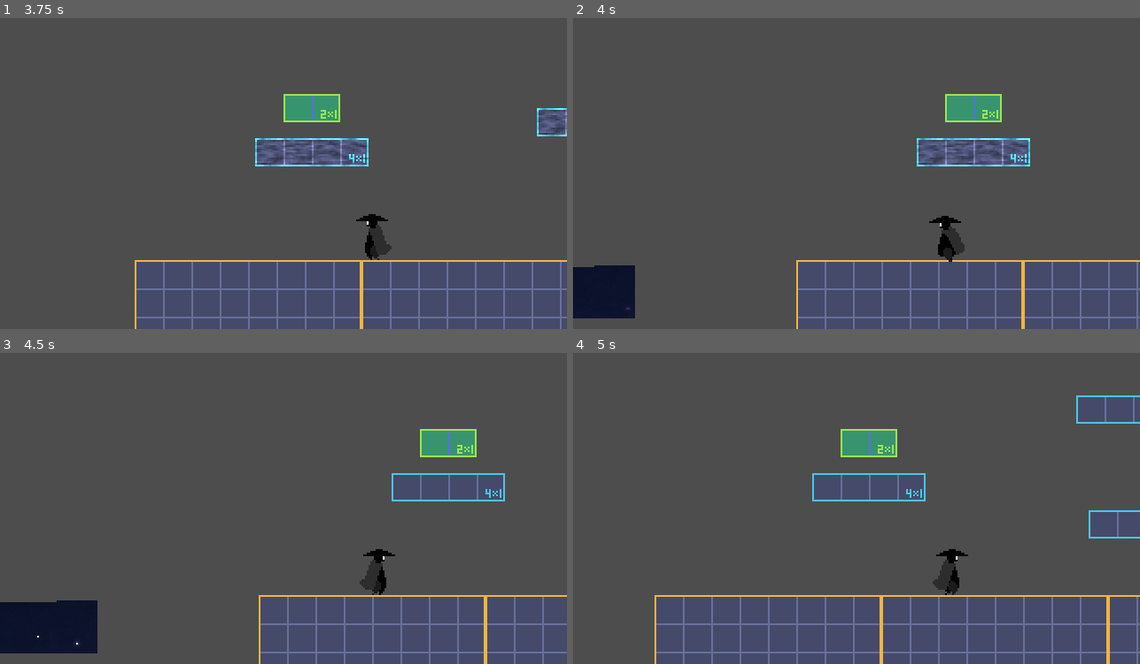
Above: before the commit, frames 1-4 (two rows, left to right).
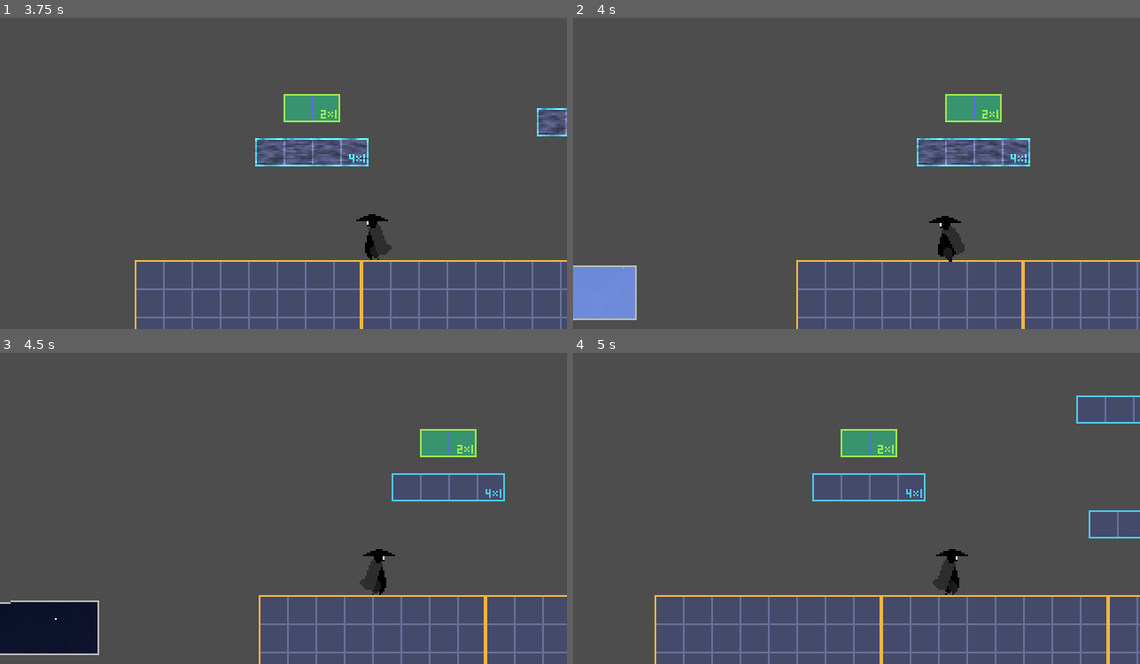
Above: after the commit, the same moments.

Repository: francosorbello/the-last-dance
Game: Godot game, scene res://tests/test.tscn
The game is run twice, just before and just after one commit, with the same random seed, the same clock (stepped at 60 frames per second) and the same inputs. The project has no main scene, so this scene is started directly.
Inputs (mouse positions are in pixels of both pictures, inside the frame that each line leads up to):
- Up to frame 1 (3.75 s): move the mouse to (255, 232) at 0.52 s; hold C (freeze) 0.53-1.28 s; hold Right (move_right) 0.53-2.03 s; tap Space (jump) at 0.77, 1.52, 3.02 s; move the mouse to (453, 217) at 1.27 s; tap C (freeze) at 1.35, 2.85 s; move the mouse to (113, 123) at 2.02 s; hold C (freeze) 2.03-2.78 s; hold Left (move_left) from 2.03 s (still down); move the mouse to (311, 170) at 2.77 s; move the mouse to (198, 89) at 3.52 s; hold C (freeze) from 3.53 s (still down)
- Up to frame 2 (4 s): keep holding Left (move_left); keep holding C (freeze); tap Space (jump) at 3.77 s
- Up to frame 3 (4.5 s): move the mouse to (408, 489) at 4.27 s; release Left (move_left) at 4.28 s; release C (freeze) at 4.28 s; hold Right (move_right) from 4.28 s (still down); tap C (freeze) at 4.35 s
- Up to frame 4 (5 s): keep holding Right (move_right); tap Space (jump) at 4.52 s

Frame 1 is identical in both runs. In frame 2, 2.0% of the frame differs, in the area x 0-12%, y 79-98%; in frame 3, 0.3%; in frame 4, nothing differs.

Commit message:
small visual fixes to moving belt

Diff:
--- a/freezables/frozen_visual_component.gd
+++ b/freezables/frozen_visual_component.gd
@@ -1,14 +1,18 @@
 extends Node
 
 @export var material : ShaderMaterial
-@export var sprite : Sprite2D
+@export var visual : CanvasItem
 
 var _material_instance : ShaderMaterial
 
 func _ready() -> void:
     await get_tree().process_frame
-    _material_instance = material.duplicate()
-    sprite.material = _material_instance
+    if visual.material == null:
+        _material_instance = material.duplicate()
+        visual.material = _material_instance
+    else:
+        _material_instance = visual.material
+
     disable_visual()
 
 func enable_visual():
--- a/freezables/moving_belt/moving_belt.gd
+++ b/freezables/moving_belt/moving_belt.gd
@@ -37,6 +37,7 @@
 
 	$Area2D/Polygon2D.polygon = polygon
 	$Area2D/CollisionPolygon2D.polygon = polygon
+	$Line2D.points = polygon
 
 func _physics_process(delta):
 	if moving_entity:
@@ -49,6 +50,7 @@
 func clear_belt():
 	$Area2D/Polygon2D.polygon = []
 	$Area2D/CollisionPolygon2D.polygon = []
+	$Line2D.points = []
 
 func attach(entity : Node2D):
 	if moving_entity or entity.get_parent() == $AnchorPoint:
--- a/freezables/moving_belt/moving_belt.tscn
+++ b/freezables/moving_belt/moving_belt.tscn
@@ -1,19 +1,20 @@
-[gd_scene load_steps=7 format=3 uid="uid://dwhodtrhy5nid"]
+[gd_scene load_steps=8 format=3 uid="uid://dwhodtrhy5nid"]
 
 [ext_resource type="Script" uid="uid://c5oytandxvq6m" path="res://freezables/moving_belt/moving_belt.gd" id="1_yw4hm"]
 [ext_resource type="Shader" uid="uid://3obmuvf45foq" path="res://freezables/moving_belt/starfield.gdshader" id="2_1qfyv"]
 [ext_resource type="Texture2D" uid="uid://dgvp4j3v7donw" path="res://assets/platform.png" id="2_jmptf"]
 [ext_resource type="PackedScene" uid="uid://du2n7hnfpoyuw" path="res://freezables/freezable_component.tscn" id="3_q3xvv"]
+[ext_resource type="PackedScene" uid="uid://c0t0qds41kbg6" path="res://freezables/frozen_visual_component.tscn" id="5_61or5"]
 
 [sub_resource type="Curve2D" id="Curve2D_q3xvv"]
 
 [sub_resource type="ShaderMaterial" id="ShaderMaterial_61or5"]
 shader = ExtResource("2_1qfyv")
-shader_parameter/enabled = true
+shader_parameter/enabled = false
 shader_parameter/density = 150.0
 shader_parameter/layer_parascale = 2
-shader_parameter/speedx = 0.2
-shader_parameter/speedy = 0.0
+shader_parameter/speedx = 1.49012e-07
+shader_parameter/speedy = 0.2
 shader_parameter/star_horizontal_wave = 0.3
 shader_parameter/star_size = 3.0
 shader_parameter/twinkle_effect = 0.6
@@ -33,6 +34,7 @@
 shader_parameter/cloud_color_shiftx = 0.0
 shader_parameter/cloud_color_shifty = 0.0
 shader_parameter/background_color = Color(0.02, 0.04, 0.12, 1)
+shader_parameter/enabled_bg_color = Color(0.433704, 0.541262, 0.851105, 1)
 
 [node name="MovingBelt" type="Path2D"]
 curve = SubResource("Curve2D_q3xvv")
@@ -51,10 +53,19 @@
 rotates = false
 loop = false
 
+[node name="Line2D" type="Line2D" parent="."]
+closed = true
+width = 1.0
+default_color = Color(0.716296, 0.716296, 0.716296, 1)
+antialiased = true
+
 [node name="DisabledTimer" type="Timer" parent="."]
 one_shot = true
 
 [node name="FreezableComponent" parent="." instance=ExtResource("3_q3xvv")]
 
+[node name="FrozenVisualComponent" parent="FreezableComponent" node_paths=PackedStringArray("visual") instance=ExtResource("5_61or5")]
+visual = NodePath("../../Area2D/Polygon2D")
+
 [connection signal="body_entered" from="Area2D" to="." method="_on_area_2d_body_entered"]
 [connection signal="on_freeze_toggle" from="FreezableComponent" to="." method="_on_freezable_component_on_freeze_toggle"]
--- a/freezables/moving_belt/starfield.gdshader
+++ b/freezables/moving_belt/starfield.gdshader
@@ -28,6 +28,7 @@
 uniform float cloud_color_shifty : hint_range(-100, 100., 0.5) = 0.;
 
 uniform vec3 background_color : source_color = vec3(0.02, 0.04, 0.12); // Dark blue background
+uniform vec3 enabled_bg_color : source_color = vec3(0.02, 0.04, 0.12); // Dark blue background
 // Star-related functions
 float onedx(float x) {
     return x == 0. ? 1. : 1.0/x;
@@ -92,7 +93,7 @@
     const int count = 3;
     const vec2 flowDir = vec2(0.20, -0.07);
 
-    vec2 cloud_shiftspeed = time * vec2(speedx * float(enabled), speedy) * fbm_speed;
+    vec2 cloud_shiftspeed = time * vec2(speedx, speedy * (1.0-float(enabled))) * fbm_speed;
     vec2 p = uv * warp_scale - cloud_shiftspeed;
     vec2 warp = vec2(
         fbm(p + vec2(5.2, 1.3) + time*flowDir*1.2),
@@ -128,8 +129,7 @@
 }
 
 void fragment() {
-
-    vec3 color = background_color;
+    vec3 color = background_color * (1.0-float(enabled)) + enabled_bg_color * float(enabled);
 
     vec2 screen_size = 1.0 / SCREEN_PIXEL_SIZE;
     vec2 st = SCREEN_UV;
@@ -141,7 +141,7 @@
     for(int layer = 0; layer < 4; layer++) {
 
         float layerScale = exp(float(layer*layer_parascale + 1) * density * 0.002);
-        vec2 layerSpeed = vec2(speedx * float(enabled), speedy) * vec2(1.0 + float(layer) * 0.3);
+        vec2 layerSpeed = vec2(speedx, speedy * (1.0-float(enabled))) * vec2(1.0 + float(layer) * 0.3);
         float layerSize = star_size * (1.0 - float(layer) * 0.2);
 
         // Calculate coordinates for each layer
--- a/freezables/platform/platform.tscn
+++ b/freezables/platform/platform.tscn
@@ -26,7 +26,7 @@
 
 [node name="FreezableComponent" parent="." instance=ExtResource("3_0v5mn")]
 
-[node name="FrozenVisualComponent" parent="FreezableComponent" node_paths=PackedStringArray("sprite") instance=ExtResource("4_55h73")]
-sprite = NodePath("../../StaticBody2D/Sprite2D")
+[node name="FrozenVisualComponent" parent="FreezableComponent" node_paths=PackedStringArray("visual") instance=ExtResource("4_55h73")]
+visual = NodePath("../../StaticBody2D/Sprite2D")
 
 [connection signal="on_freeze_toggle" from="FreezableComponent" to="." method="_on_freezable_component_on_freeze_toggle"]
